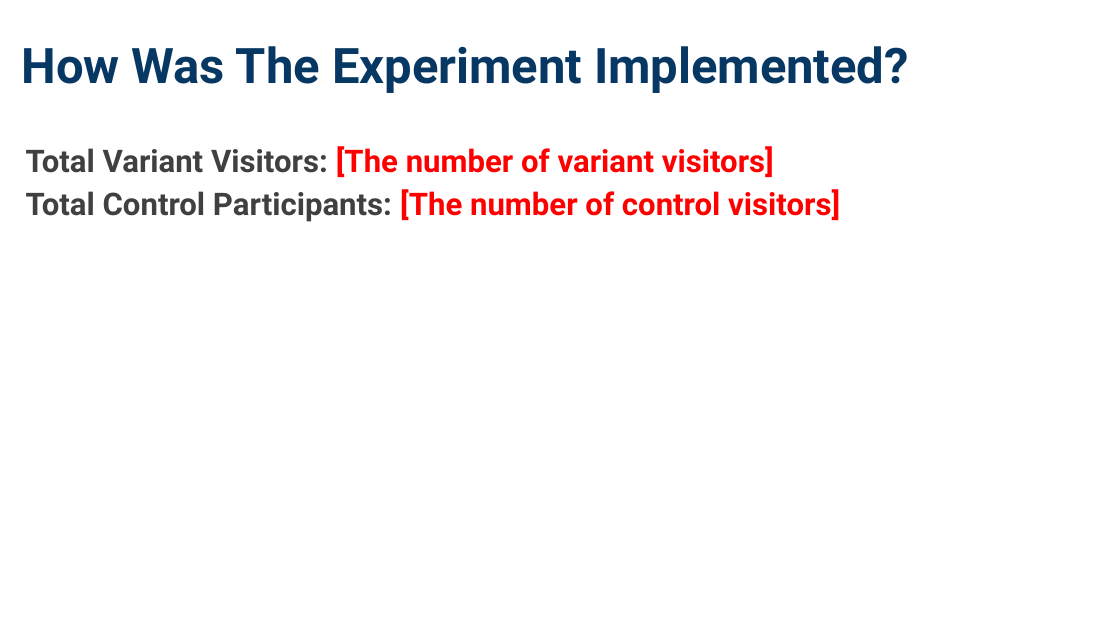
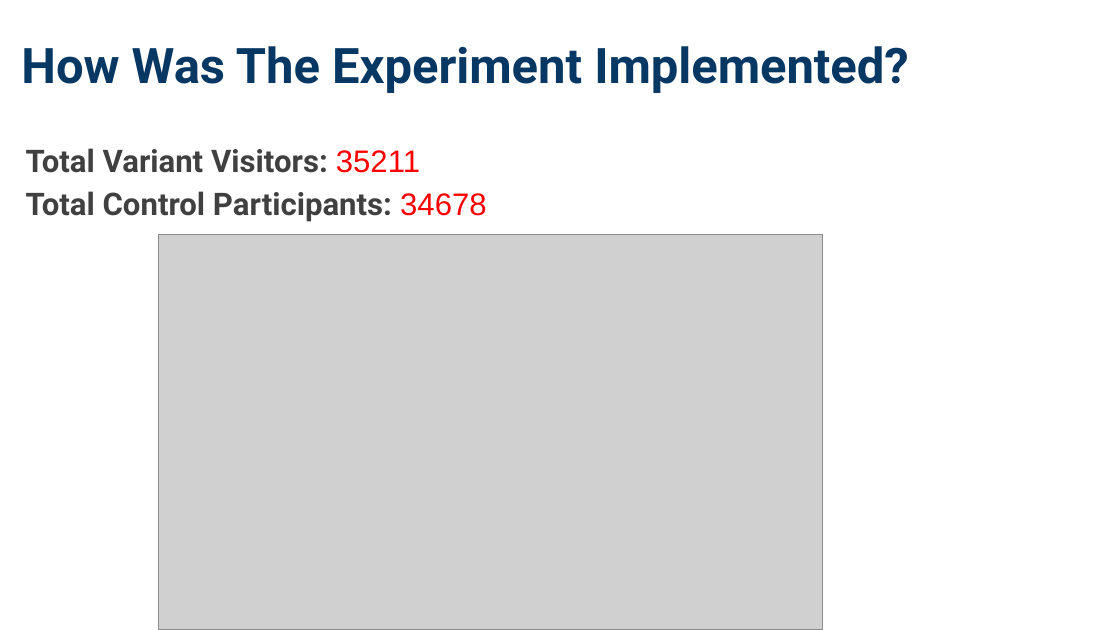
Before and after one commit to AmmarYasserAI-2/Analyze_AB_test_results, a slide deck: slide 2 of analyze-a_b-test-results.pptx. Drawn at 1120x630 pixels with LibreOffice and Linux fonts; fonts in the diff are those of the drawing; grey boxes stand for pictures. Boxes give left, top, right and bottom in pixels: in the first picture for what was removed or moved away, otherwise in the second. Text is boxed around its words. In the diff, an @@ line names an element or a change of style, - is before the commit and + after.

```diff
--- a/analyze-a_b-test-results.pptx
+++ b/analyze-a_b-test-results.pptx
@@ text at (26,148,487,222): text changed; text colour #FF0000 to #404040 @@
-Total Variant Visitors: [The number of variant visitors]
-Total Control Participants: [The number of control visitors]
+Total Variant Visitors: 35211
+Total Control Participants: 34678
@@ picture added at (159,234,822,629) @@
```
Also in this commit, not shown: 3 other slides changed, 2 other files.
